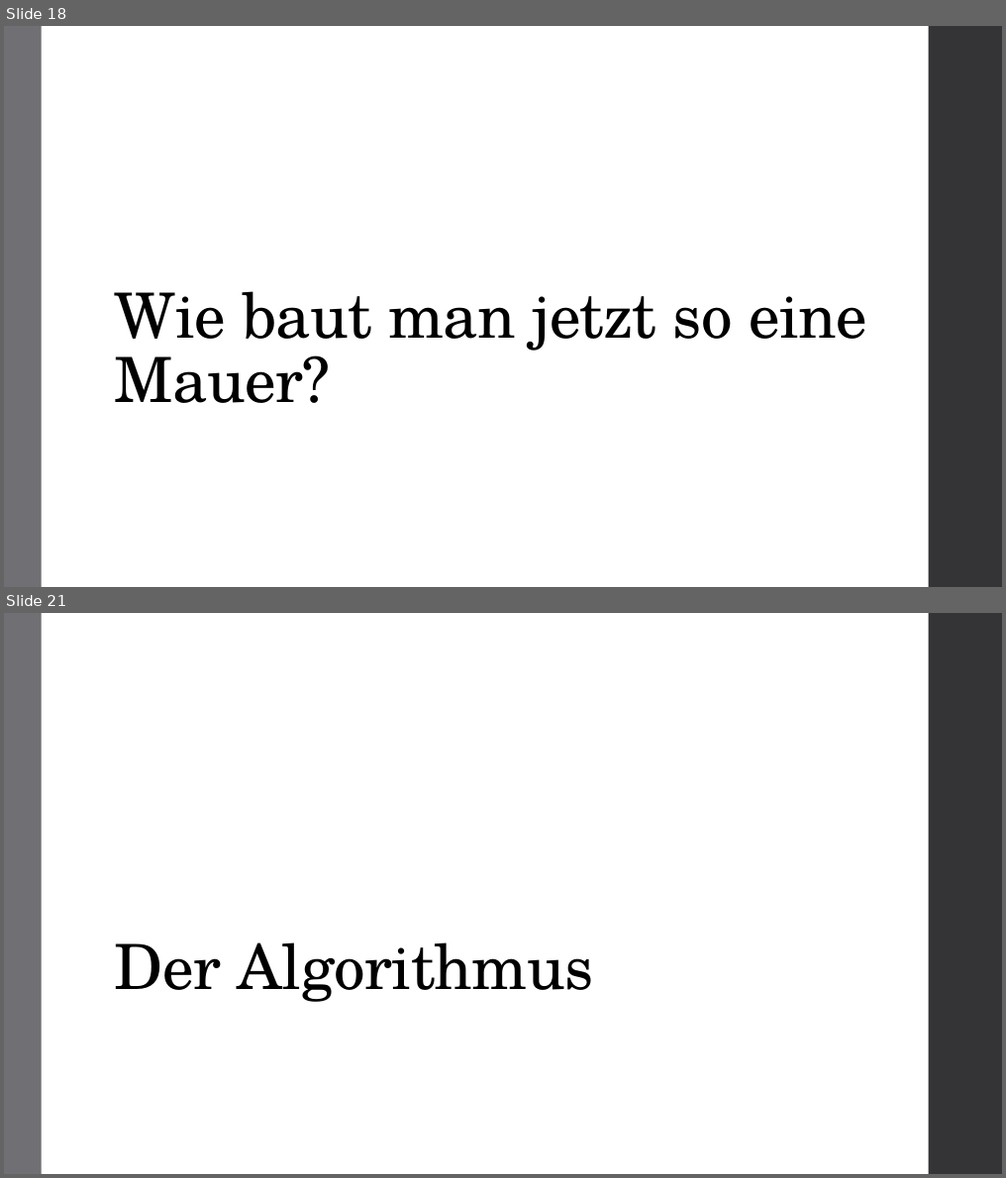
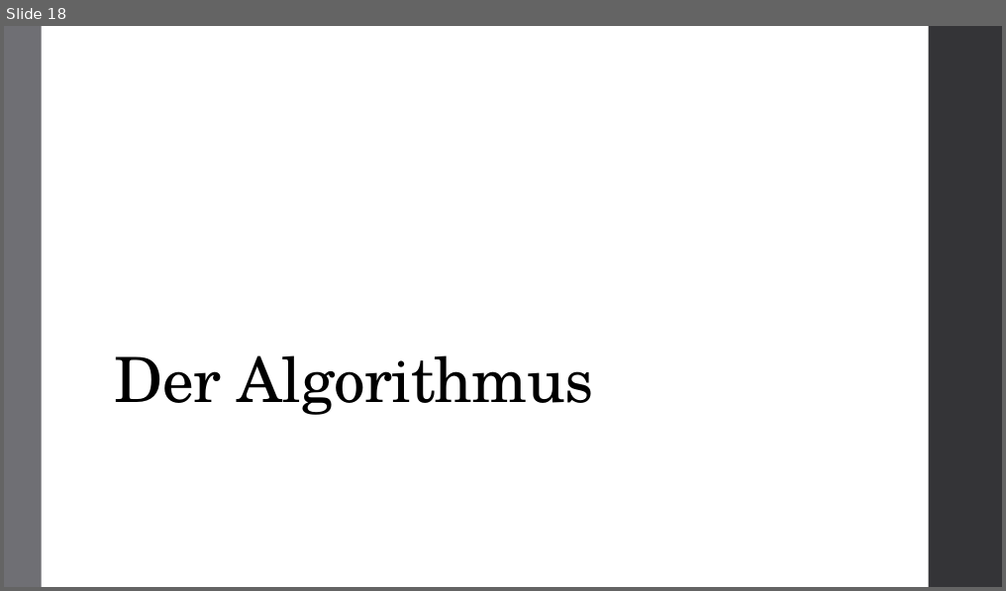
Before and after one commit to atalantus/BwInf36_Runde02, a slide deck: Aufgabe01_Praesentation.pptx. Shown one above the other, each under a label of ours: slides 18 and 21 before the commit, slide 18 after it; the slides between them are not shown. The pictures are 1006x1178 and 1006x591 pixels, drawn with LibreOffice and Linux fonts; fonts in the diff are those of the drawing. Boxes give left, top, right and bottom in pixels: in the first picture for what was removed or moved away, otherwise in the second. Text is boxed around its words. In the diff, an @@ line names an element or a change of style, - is before the commit and + after.

```diff
--- a/Aufgabe01_Praesentation.pptx
+++ b/Aufgabe01_Praesentation.pptx
@@ slide 18 removed at [4,26,1002,587], background #FFFFFF; not listed: 2 template elements that a slide beside it also shows @@
@@ title removed at [115,291,867,403] @@
-Wie baut man jetzt so eine Mauer?
@@ what was slide 21 is now slide 18 @@
```
Also in this commit, not shown: 6 slides changed, 2 slides added, 4 other slides removed.
